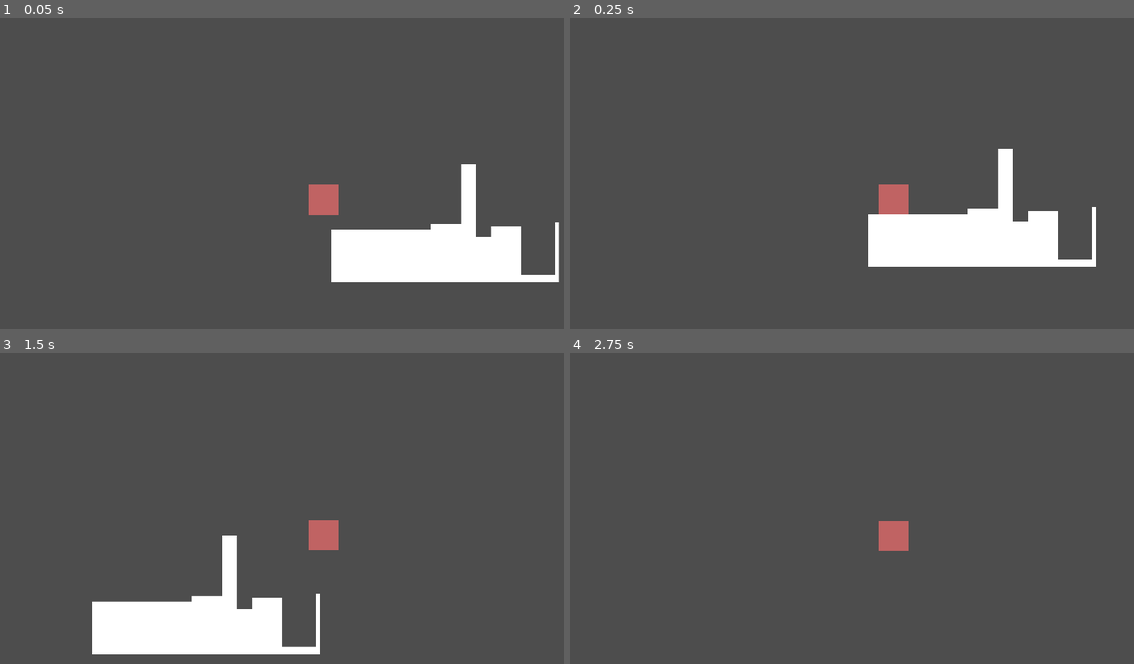
Above: before the commit, frames 1-4 (two rows, left to right).
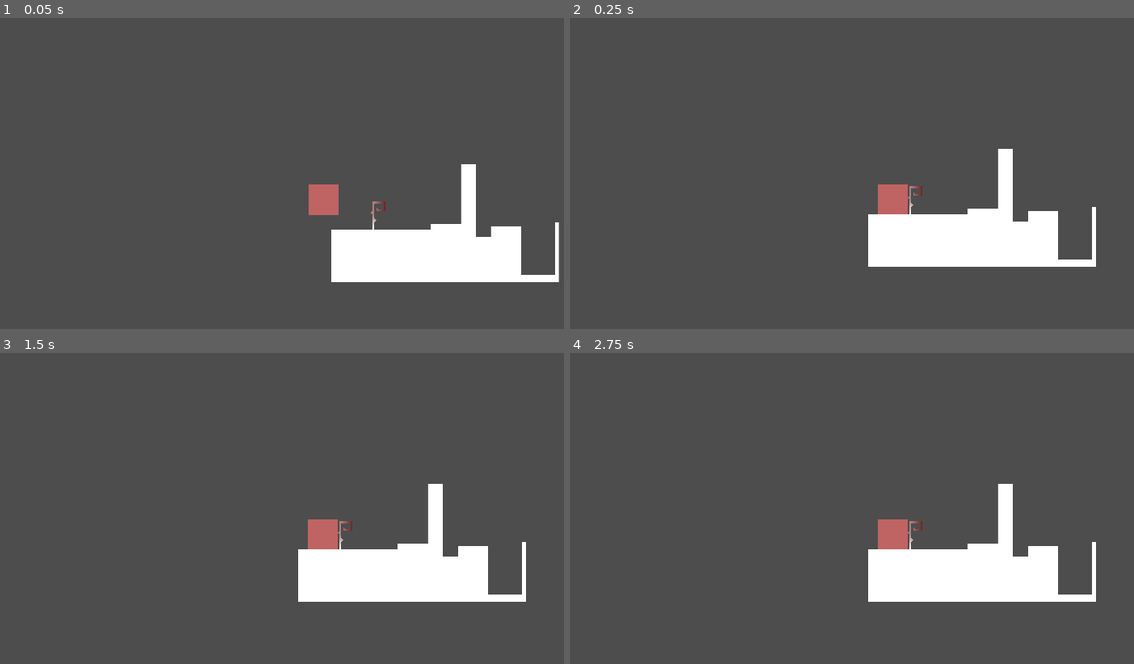
Above: after the commit, the same moments.

Repository: mk56-spn/Xanadu
Game: Godot game, scene res://Stages/TestStage.tscn
The game is run twice, just before and just after one commit, with the same random seed, the same clock (stepped at 60 frames per second) and the same inputs. The project has no main scene, so this scene is started directly.
Inputs:
- Up to frame 1 (0.05 s): no input
- Up to frame 2 (0.25 s): no input
- Up to frame 3 (1.5 s): hold D (main) 0.53-1.28 s; tap D (main) at 1.35 s
- Up to frame 4 (2.75 s): hold D (main) from 2.03 s (still down)

The runs differ from the first frame. In frame 1, less than 0.1% of the frame differs, in the area x 65-69%, y 58-69%; in frame 2, less than 0.1%; in frame 3, 13%, in the area x 16-94%, y 42-97%; in frame 4, 6.7%.

Commit message:
Add "threat" objects to test stage to test interaction.

Diff:
--- a/Stages/TestStage.tscn
+++ b/Stages/TestStage.tscn
@@ -1,10 +1,32 @@
-[gd_scene load_steps=3 format=3 uid="uid://dbtf7bfi5wdg7"]
+[gd_scene load_steps=5 format=3 uid="uid://dbtf7bfi5wdg7"]
 
 [ext_resource type="Script" path="res://Stages/TestStage.gd" id="1_lvl61"]
 [ext_resource type="PackedScene" uid="uid://dfvncwmweby48" path="res://Perceptions/Core.tscn" id="1_mui20"]
 
+[sub_resource type="Gradient" id="Gradient_txd80"]
+colors = PackedColorArray(0.356863, 0, 0, 1, 1, 1, 1, 1)
+
+[sub_resource type="GradientTexture2D" id="GradientTexture2D_djbuy"]
+gradient = SubResource("Gradient_txd80")
+fill_from = Vector2(1, 0)
+fill_to = Vector2(0, 1)
+
 [node name="TestStage" type="Node2D"]
 script = ExtResource("1_lvl61")
+
+[node name="Polygon2D2" type="Polygon2D" parent="."]
+position = Vector2(664, 552)
+offset = Vector2(-664, -552)
+texture = SubResource("GradientTexture2D_djbuy")
+polygon = PackedVector2Array(656, 616, 656, 552, 648, 544, 656, 536, 656, 496, 712, 496, 712, 536, 672, 536, 672, 520, 680, 528, 704, 528, 704, 504, 664, 504, 664, 568, 672, 576, 664, 584, 664, 616)
+
+[node name="Area2D" type="Area2D" parent="Polygon2D2"]
+collision_layer = 8
+collision_mask = 8
+
+[node name="CollisionPolygon2D" type="CollisionPolygon2D" parent="Polygon2D2/Area2D"]
+position = Vector2(-24, 0)
+polygon = PackedVector2Array(24, 16, 32, 24, 24, 32, 24, 64, 16, 64, 16, 0, 8, -8, 16, -16, 16, -56, 72, -56, 72, -16, 32, -16, 32, -32, 40, -24, 64, -24, 64, -48, 24, -48)
 
 [node name="Polygon2D" type="Polygon2D" parent="."]
 position = Vector2(968, 592)
